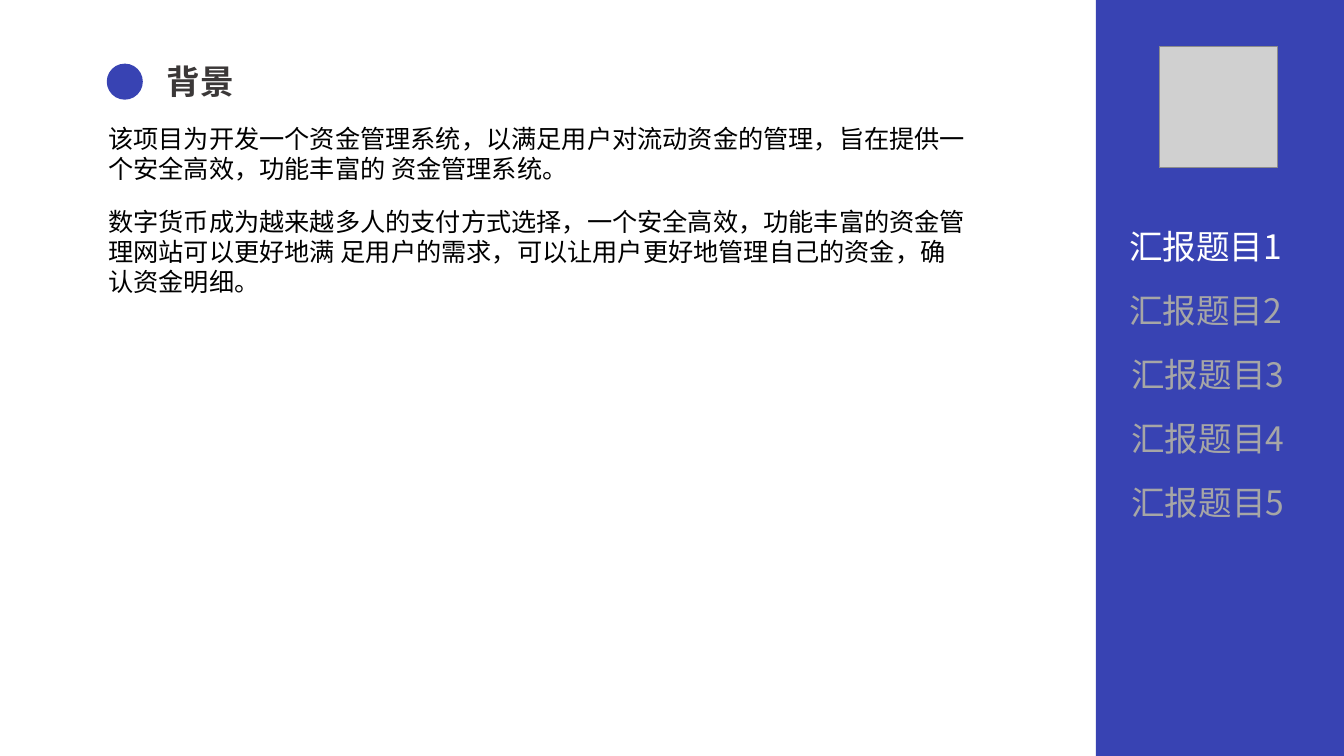
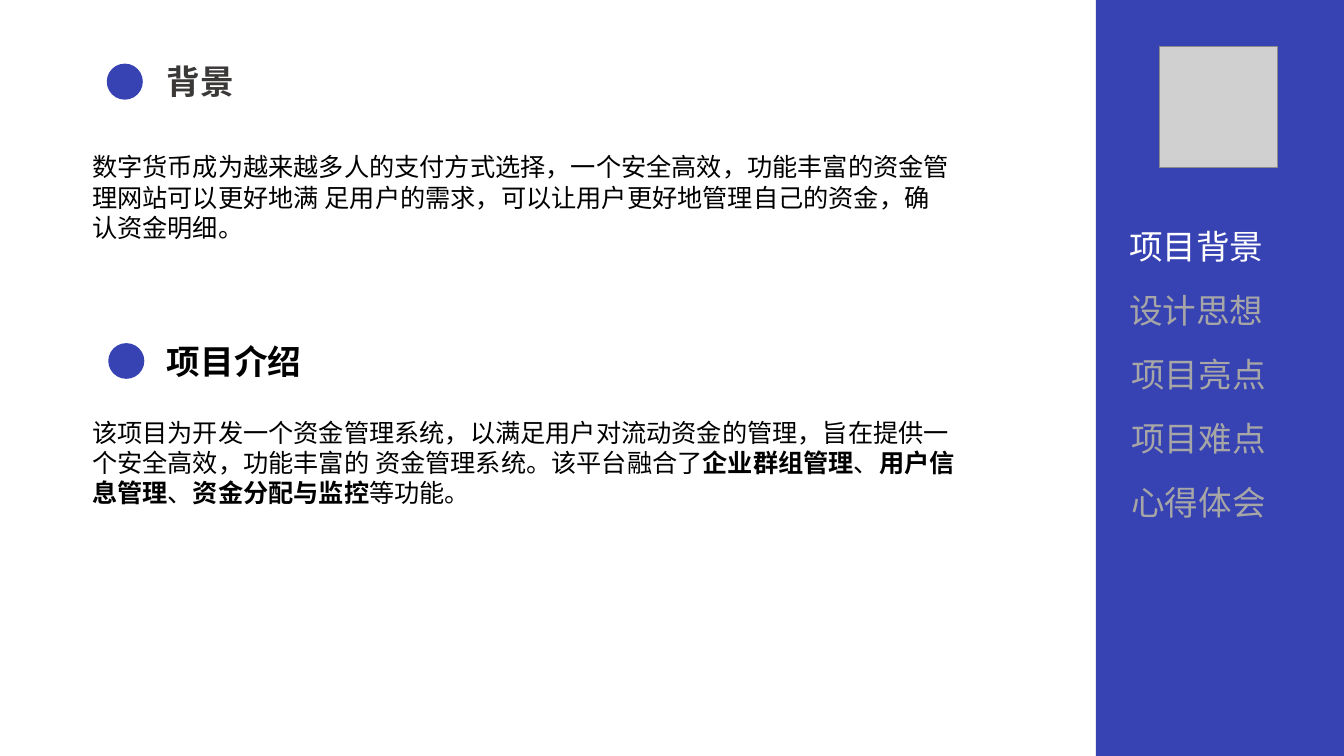
Before and after one commit to fgksking/some-codings, a slide deck: slide 4 of ppt/QG答辩.pptx. Drawn at 1344x756 pixels with LibreOffice and Linux fonts; fonts in the diff are those of the drawing; grey boxes stand for pictures. Boxes give left, top, right and bottom in pixels: in the first picture for what was removed or moved away, otherwise in the second. Text is boxed around its words. In the diff, an @@ line names an element or a change of style, - is before the commit and + after.

```diff
--- a/ppt/QG答辩.pptx
+++ b/ppt/QG答辩.pptx
@@ text "数字货币成为越来越多人的支付方式选择，一个安全高效，功能丰富的资金管理网站可以更好地满 足用户的需求，可以让用户更好地管 ...": place and size @@
-text "数字货币成为越来越多人的支付方式选择，一个安全高效，功能丰富的资金管理网站可以更好地满 足用户的需求，可以让用户更好地管 ..." at (108, 209, 965, 293)
+text "数字货币成为越来越多人的支付方式选择，一个安全高效，功能丰富的资金管理网站可以更好地满 足用户的需求，可以让用户更好地管 ..." at (92, 154, 949, 239)
@@ text at (1129, 230, 1263, 262): text changed @@
-汇报题目1
+项目背景
@@ text at (1129, 295, 1263, 326): text changed @@
-汇报题目2
+设计思想
@@ ellipse added at (108, 343, 144, 378), fill #3843B3 @@
@@ text added at (167, 345, 301, 377), 24 pt, text #000000, bold @@
+项目介绍
@@ text at (1131, 359, 1265, 390): text changed @@
-汇报题目3
+项目亮点
@@ text at (92, 420, 955, 505): text changed @@
-该项目为开发一个资金管理系统，以满足用户对流动资金的管理，旨在提供一个安全高效，功能丰富的 资金管理系统。
+该项目为开发一个资金管理系统，以满足用户对流动资金的管理，旨在提供一个安全高效，功能丰富的 资金管理系统。该平台融合了企业群组管理、用户信息管理、资金分配与监控等功能。
@@ text at (1131, 423, 1265, 454): text changed @@
-汇报题目4
+项目难点
@@ text at (1131, 487, 1265, 518): text changed @@
-汇报题目5
+心得体会
```
Also in this commit, not shown: 10 other slides changed, 4 slides added, 1 slide removed, 4 other files.
